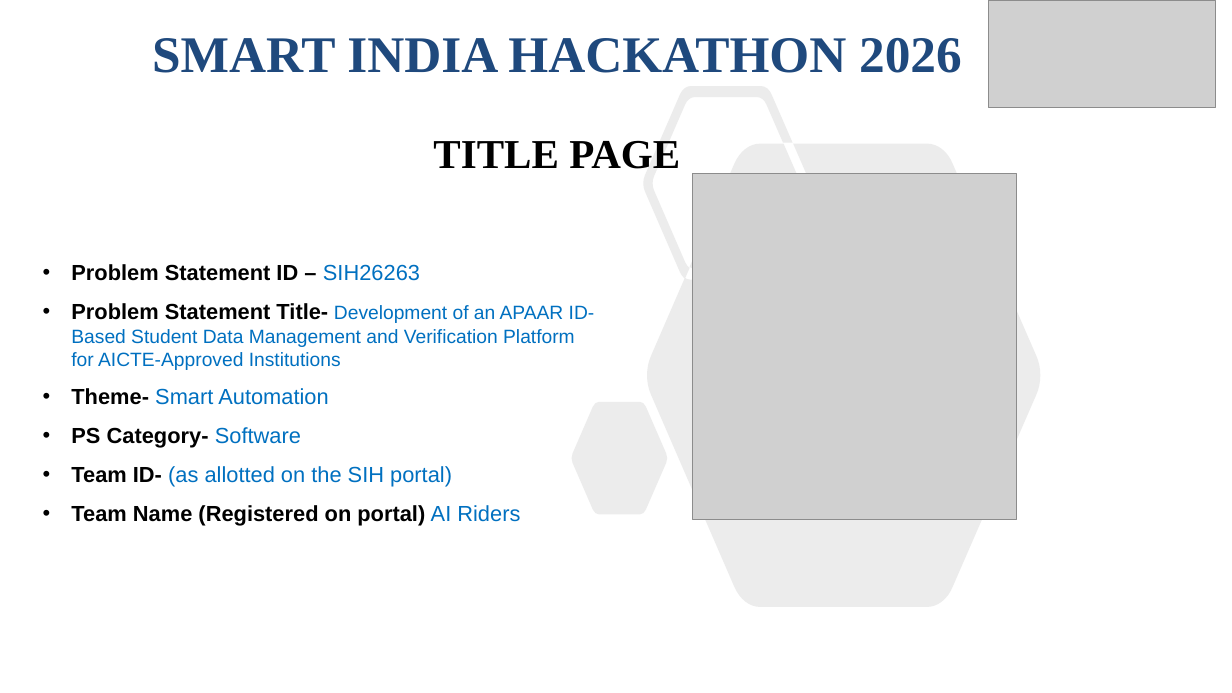
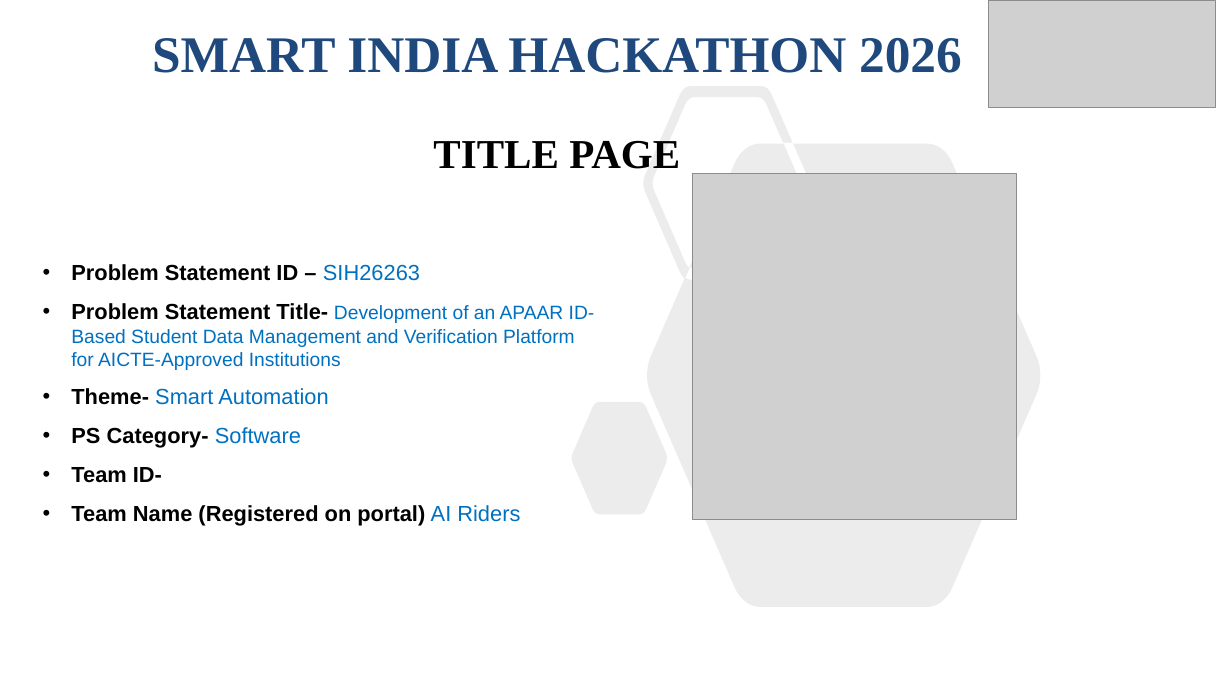
Before and after one commit to Pulkitkh/VidyaPramaan, a slide deck: slide 1 of ppt/SIH26263_AI_Riders_Idea.pptx. Drawn at 1232x693 pixels with LibreOffice and Linux fonts; fonts in the diff are those of the drawing; grey boxes stand for pictures. Boxes give left, top, right and bottom in pixels: in the first picture for what was removed or moved away, otherwise in the second. Text is boxed around its words. In the diff, an @@ line names an element or a change of style, - is before the commit and + after.

```diff
--- a/ppt/SIH26263_AI_Riders_Idea.pptx
+++ b/ppt/SIH26263_AI_Riders_Idea.pptx
@@ text at bbox=[71, 467, 162, 483]: text changed; text colour #0070C0 to #000000; bold on @@
-• Team ID- (as allotted on the SIH portal)
+• Team ID-
```
Also in this commit, not shown: 2 other slides changed, 2 other files.
